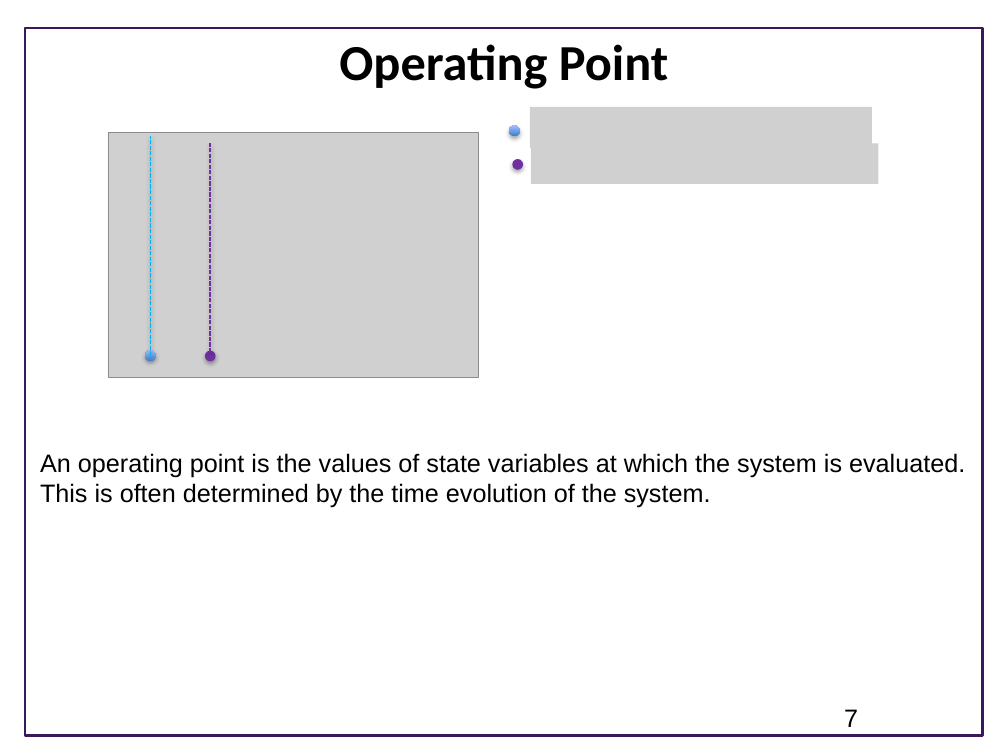
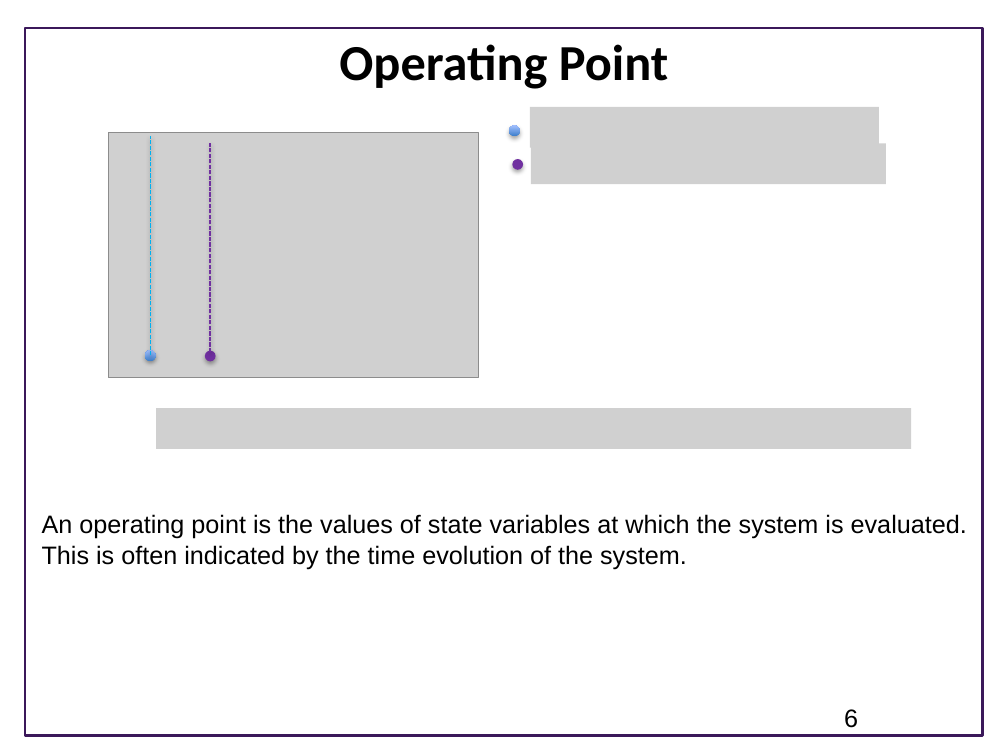
Before and after one commit to joseph-hellerstein/advanced-controls-lectures, a slide deck: slide 6 of Lecture_9-Accuracy-Of-Linear-Models/Linearizing-Reaction-Networks.pptx (slide 7 before the commit). Drawn at 1008x756 pixels with LibreOffice and Linux fonts; fonts in the diff are those of the drawing; grey boxes stand for pictures; background and template pictures are left out. Boxes give left, top, right and bottom in pixels: in the first picture for what was removed or moved away, otherwise in the second. Text is boxed around its words. In the diff, an @@ line names an element or a change of style, - is before the commit and + after.

Commit message:
updates

```diff
--- a/Lecture_9-Accuracy-Of-Linear-Models/Linearizing-Reaction-Networks.pptx
+++ b/Lecture_9-Accuracy-Of-Linear-Models/Linearizing-Reaction-Networks.pptx
@@ picture: place and size @@
-picture at box(530, 107, 872, 147)
+picture at box(530, 107, 879, 147)
@@ picture: place and size @@
-picture at box(531, 143, 879, 183)
+picture at box(531, 143, 886, 183)
@@ picture added at box(156, 408, 911, 449) @@
@@ text "An operating point is the ...": place and size @@
-text "An operating point is the ..." at box(40, 453, 965, 508)
+text "An operating point is the ..." at box(42, 514, 967, 569)
@@ text at box(42, 545, 687, 569): text changed @@
-This is often determined by the time evolution of the system.
+This is often indicated by the time evolution of the system.
@@ page number at box(844, 709, 858, 728): text changed @@
-7
+6
```
Also in this commit, not shown: 5 other slides changed, 1 slide added, 3 slides removed.
